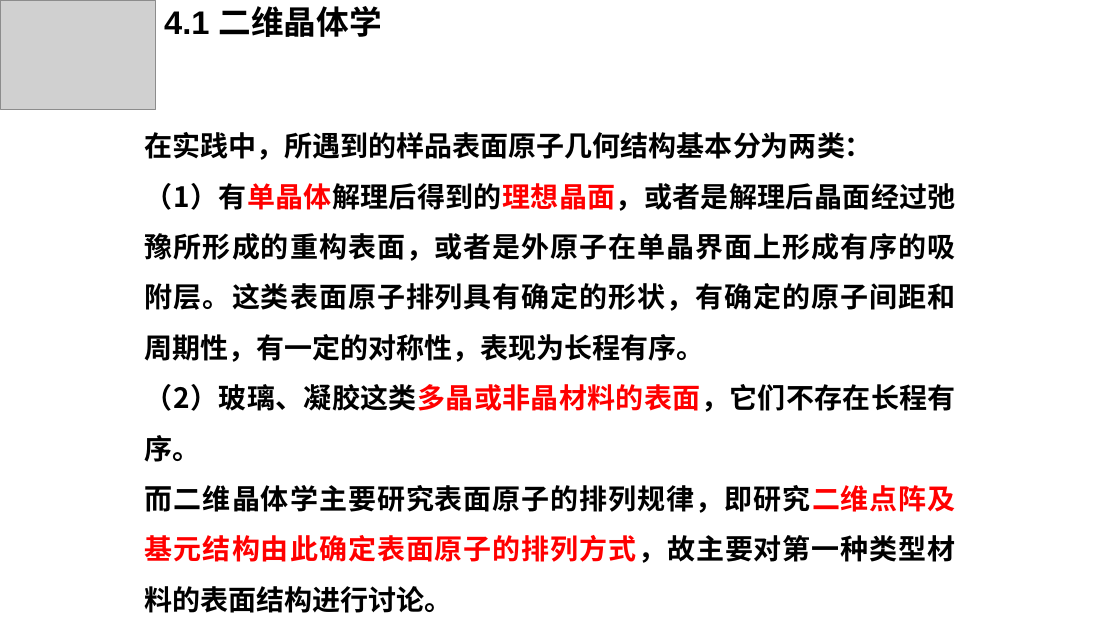
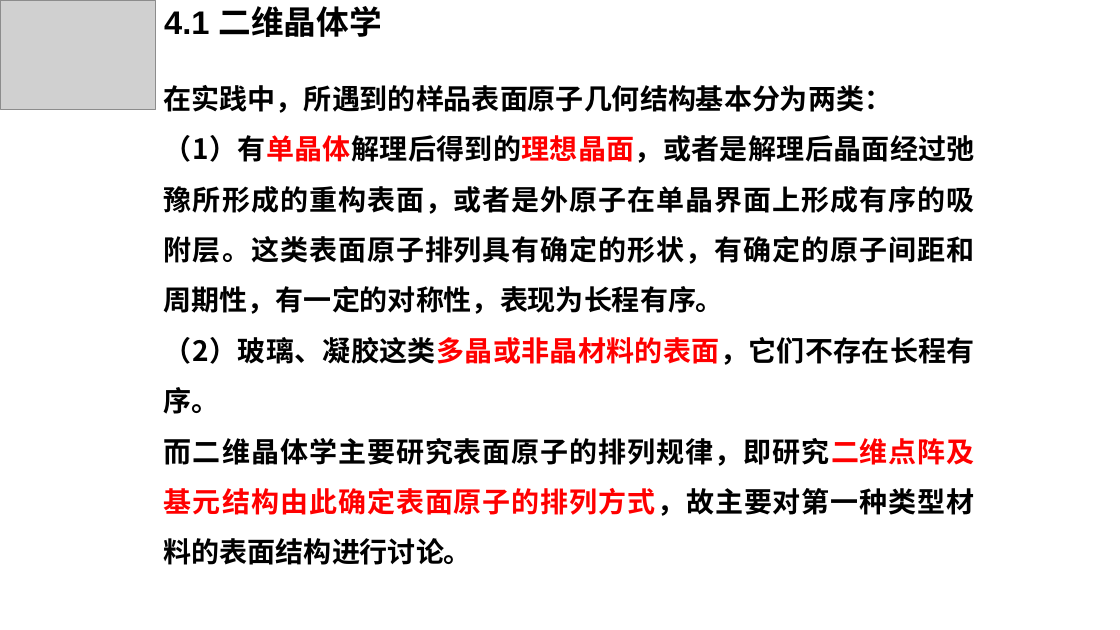
Before and after one commit to DreamBoatOve/gitTest, a slide deck: slide 3 of Lessons/材料的表面与界面/group_presentation/slices/第四小组_0529_16.pptx. Drawn at 1120x630 pixels with LibreOffice and Linux fonts; fonts in the diff are those of the drawing; grey boxes stand for pictures. Boxes give left, top, right and bottom in pixels: in the first picture for what was removed or moved away, otherwise in the second. Text is boxed around its words. In the diff, an @@ line names an element or a change of style, - is before the commit and + after.

```diff
--- a/Lessons/材料的表面与界面/group_presentation/slices/第四小组_0529_16.pptx
+++ b/Lessons/材料的表面与界面/group_presentation/slices/第四小组_0529_16.pptx
@@ text "在实践中，所遇到的样品表面原子几何结构基本分为两类：" moved from (x1=145, y1=132, x2=956, y2=613) to (x1=164, y1=85, x2=975, y2=565) @@
```
Also in this commit, not shown: 23 other slides changed.
